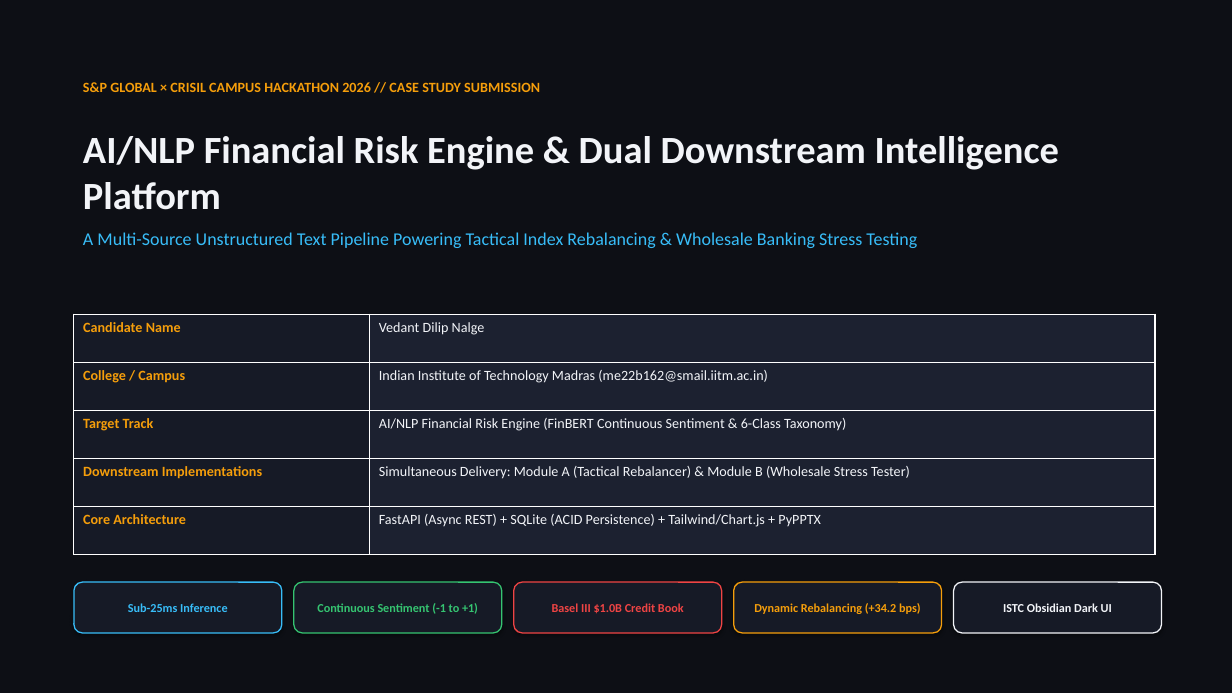
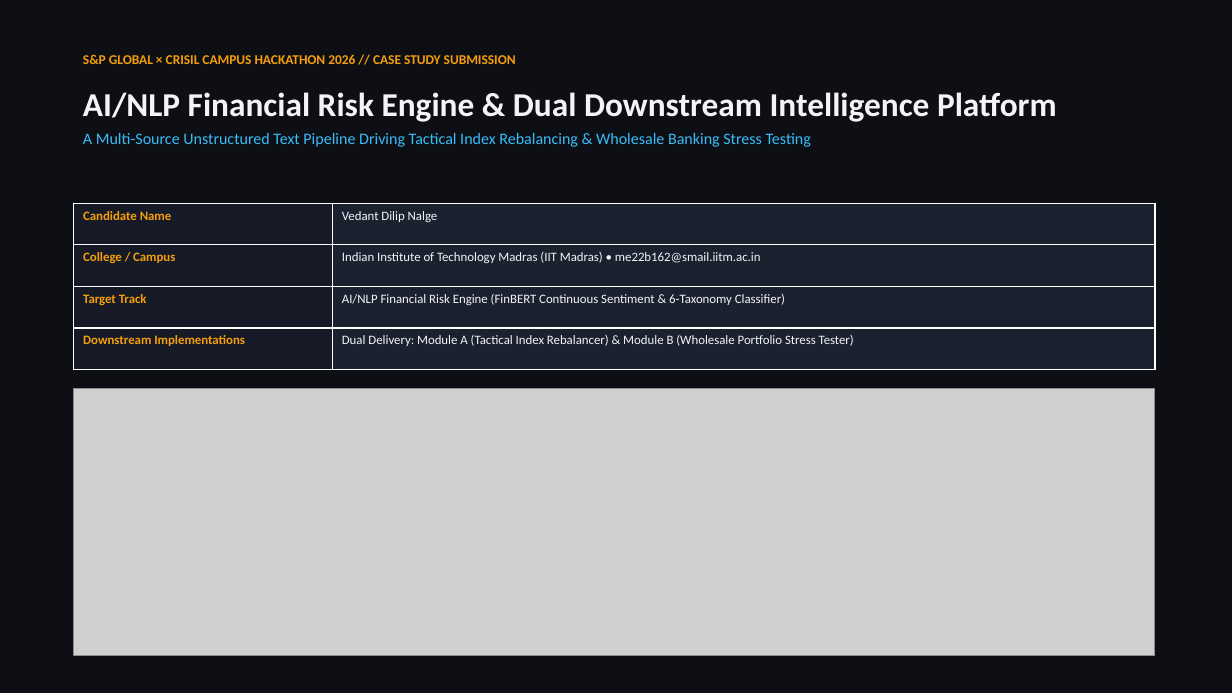
Before and after one commit to Vedant-Nalge/S-P-Crisil-Hackathon, a slide deck: slide 1 of docs/presentation.pptx. Drawn at 1232x693 pixels with LibreOffice and Linux fonts; fonts in the diff are those of the drawing; grey boxes stand for pictures. Boxes give left, top, right and bottom in pixels: in the first picture for what was removed or moved away, otherwise in the second. Text is boxed around its words. In the diff, an @@ line names an element or a change of style, - is before the commit and + after.

Commit message:
docs: add Zelenskyy geopolitical live simulation PowerPoint presentation deck with user dashboard screenshots

```diff
--- a/docs/presentation.pptx
+++ b/docs/presentation.pptx
@@ text "S&P GLOBAL × CRISIL CAMPUS ...": place and size @@
-text "S&P GLOBAL × CRISIL CAMPUS ..." at bbox=[83, 82, 540, 92]
+text "S&P GLOBAL × CRISIL CAMPUS ..." at bbox=[83, 54, 516, 64]
@@ text "S&P GLOBAL × CRISIL CAMPUS ..." at bbox=[83, 54, 516, 64]: size 11 to 10.5 pt @@
@@ text "AI/NLP Financial Risk Engine & ...": place and size @@
-text "AI/NLP Financial Risk Engine & ..." at bbox=[83, 136, 1059, 248]
+text "AI/NLP Financial Risk Engine & ..." at bbox=[83, 92, 1057, 147]
@@ text at bbox=[83, 92, 1057, 122]: size 30 to 26 pt in "AI/NLP Financial Risk Engine & Dual Downstream ..." @@
@@ text at bbox=[83, 133, 811, 147]: text changed; size 14 to 12.5 pt @@
-A Multi-Source Unstructured Text Pipeline Powering Tactical Index Rebalancing & Wholesale Banking Stress Testing
+A Multi-Source Unstructured Text Pipeline Driving Tactical Index Rebalancing & Wholesale Banking Stress Testing
@@ table at bbox=[74, 203, 1155, 370] @@
-row 2: College / Campus | Indian Institute of Technology Madras (me22b162@smail.iitm.ac.in)
-row 3: Target Track | AI/NLP Financial Risk Engine (FinBERT Continuous Sentiment & 6-Class Taxonomy)
-row 4: Downstream Implementations | Simultaneous Delivery: Module A (Tactical Rebalancer) & Module B (Wholesale Stress Tester)
-row 5: Core Architecture | FastAPI (Async REST) + SQLite (ACID Persistence) + Tailwind/Chart.js + PyPPTX
+row 2: College / Campus | Indian Institute of Technology Madras (IIT Madras) • me22b162@smail.iitm.ac.in
+row 3: Target Track | AI/NLP Financial Risk Engine (FinBERT Continuous Sentiment & 6-Taxonomy Classifier)
+row 4: Downstream Implementations | Dual Delivery: Module A (Tactical Index Rebalancer) & Module B (Wholesale Portfolio Stress Tester)
@@ table: place and size @@
-table at bbox=[74, 314, 1155, 555]
+table at bbox=[74, 203, 1155, 370]
@@ picture added at bbox=[74, 388, 1155, 656] @@
@@ rounded rectangle removed at bbox=[74, 582, 282, 633] @@
-Sub-25ms Inference
@@ rounded rectangle removed at bbox=[294, 582, 502, 633] @@
-Continuous Sentiment (-1 to +1)
@@ rounded rectangle removed at bbox=[514, 582, 722, 633] @@
-Basel III $1.0B Credit Book
@@ rounded rectangle removed at bbox=[734, 582, 942, 633] @@
-Dynamic Rebalancing (+34.2 bps)
@@ rounded rectangle removed at bbox=[954, 582, 1162, 633] @@
-ISTC Obsidian Dark UI
```
Also in this commit, not shown: 6 other slides changed, 6 other files.
